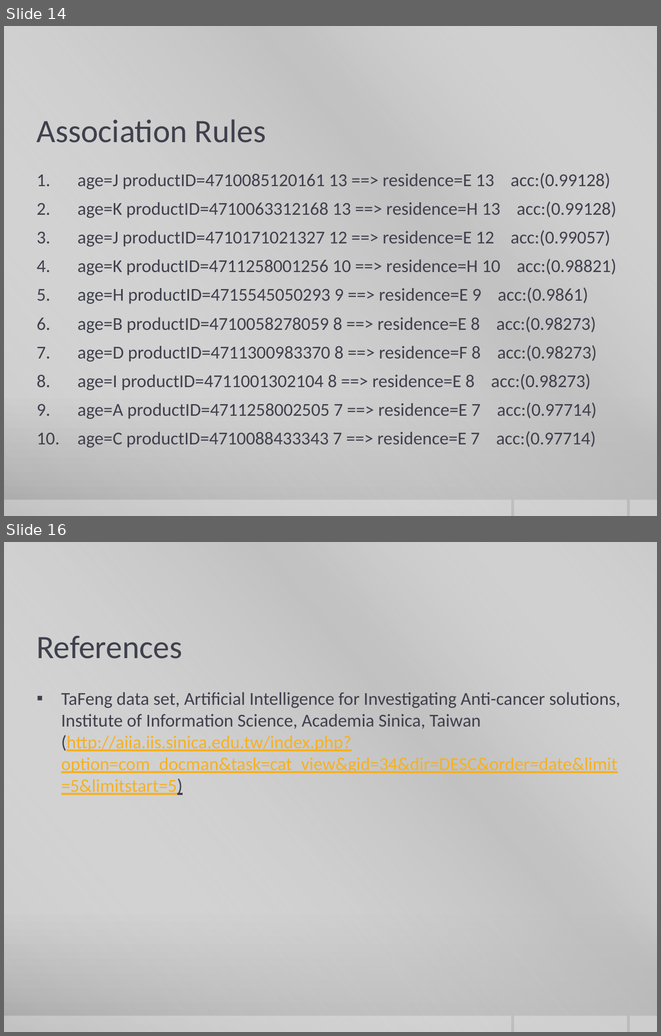
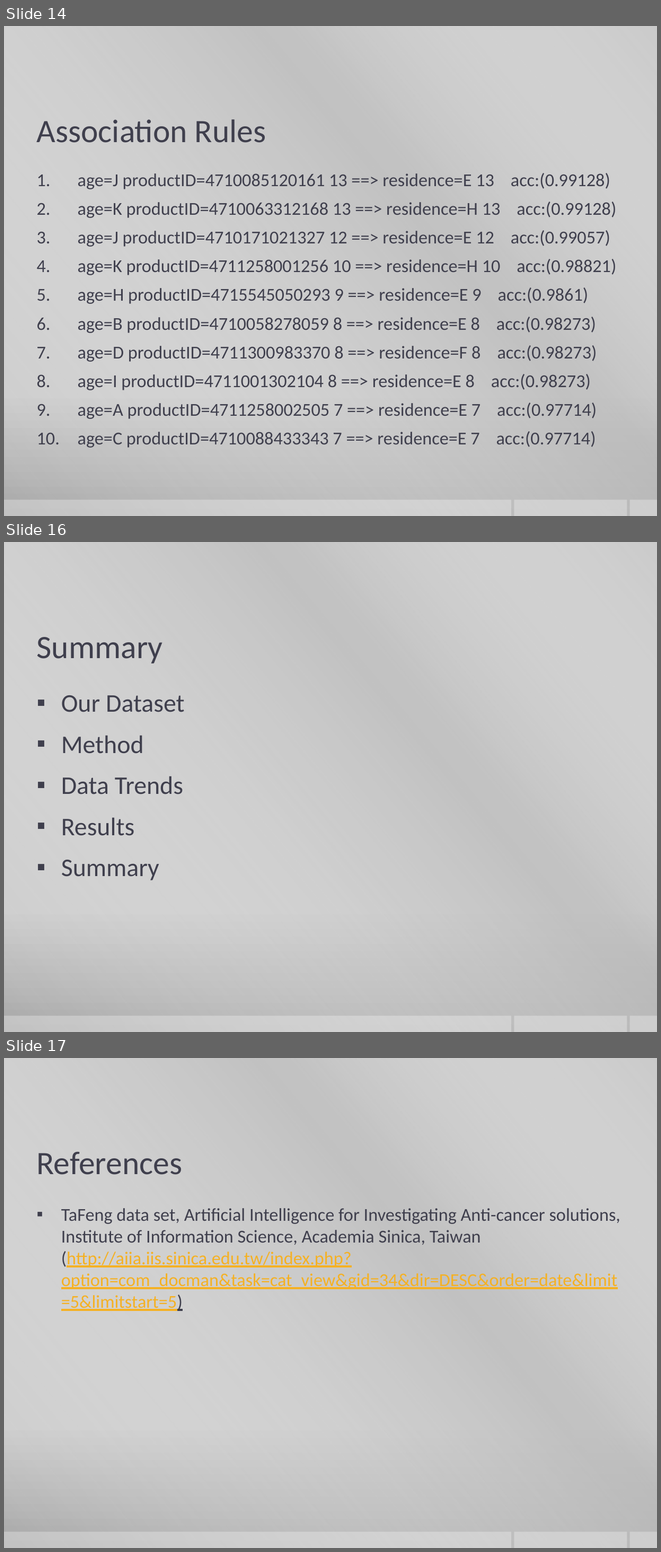
Before and after one commit to curtiskelsey/CS8370Group, a slide deck: Advertising Positioning.pptx. Shown one above the other, each under a label of ours: slides 14 and 16 before the commit, slides 14, 16 and 17 after it; the slides between them are not shown. The pictures are 661x1036 and 661x1552 pixels, drawn with LibreOffice and Linux fonts; fonts in the diff are those of the drawing; background and template pictures are left out. Boxes give left, top, right and bottom in pixels: in the first picture for what was removed or moved away, otherwise in the second. Text is boxed around its words. In the diff, an @@ line names an element or a change of style, - is before the commit and + after.

```diff
--- a/Advertising Positioning.pptx
+++ b/Advertising Positioning.pptx
@@ slide 16 added at [4,542,657,1032], background gradient #CBCBCB to #C8C8C8 to #A7A7A7; not listed: 4 template elements that a slide beside it also shows @@
@@ title added at [37,637,163,663], 36 pt, text #3F3F4D @@
+Summary
@@ text added at [61,695,185,880], 28 pt, text #3F3F4D @@
+▪ Our Dataset
+▪ Method
+▪ Data Trends
+▪ Results
+▪ Summary
@@ what was slide 16 is now slide 17 @@
```
Also in this commit, not shown: 2 other slides added, 2 slides removed.
